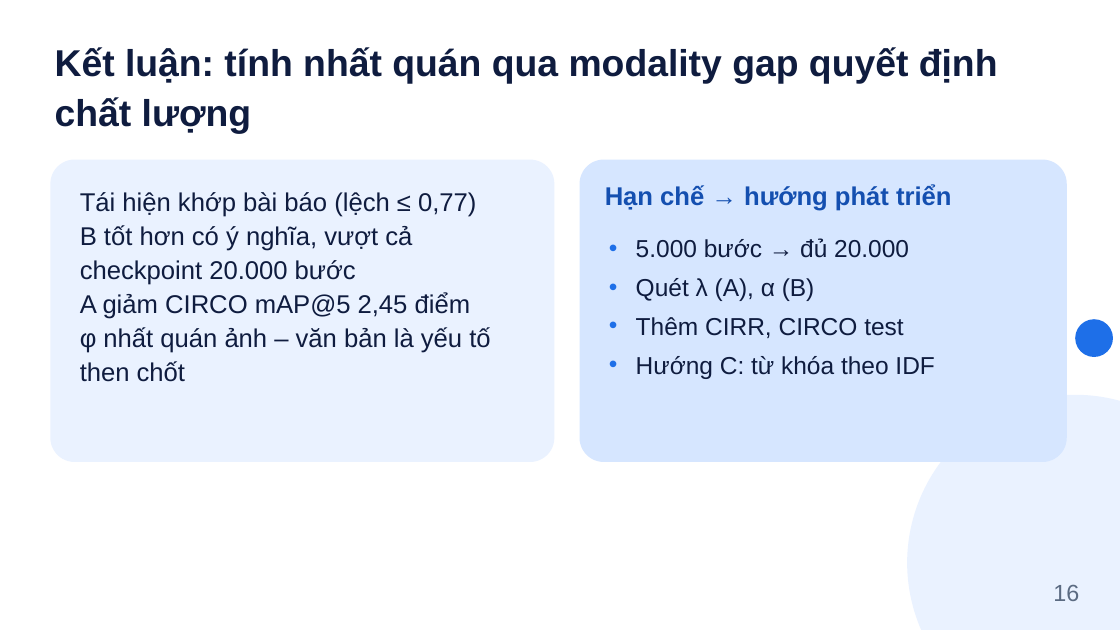
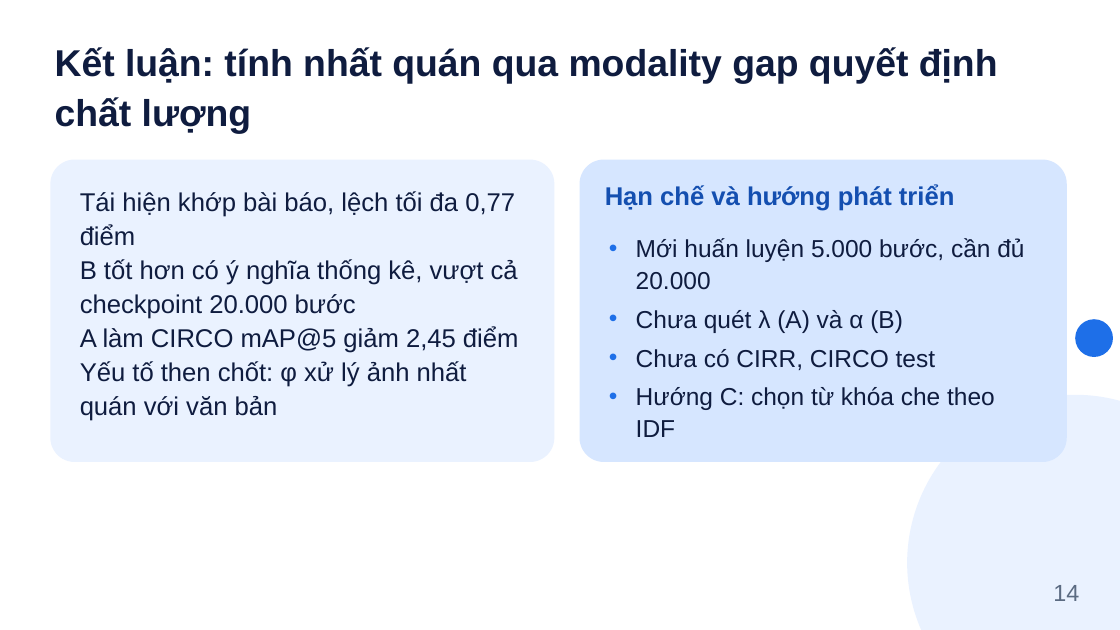
Before and after one commit to tamdv/btl-lincir, a slide deck: slide 14 of slides/Slides_Nhom8_LinCIR.pptx (slide 16 before the commit). Drawn at 1120x630 pixels with LibreOffice and Linux fonts; fonts in the diff are those of the drawing. Boxes give left, top, right and bottom in pixels: in the first picture for what was removed or moved away, otherwise in the second. Text is boxed around its words. In the diff, an @@ line names an element or a change of style, - is before the commit and + after.

```diff
--- a/slides/Slides_Nhom8_LinCIR.pptx
+++ b/slides/Slides_Nhom8_LinCIR.pptx
@@ text at box(80, 191, 519, 421): text changed @@
-Tái hiện khớp bài báo (lệch ≤ 0,77)
-B tốt hơn có ý nghĩa, vượt cả checkpoint 20.000 bước
-A giảm CIRCO mAP@5 2,45 điểm
-φ nhất quán ảnh – văn bản là yếu tố then chốt
+Tái hiện khớp bài báo, lệch tối đa 0,77 điểm
+B tốt hơn có ý nghĩa thống kê, vượt cả checkpoint 20.000 bước
+A làm CIRCO mAP@5 giảm 2,45 điểm
+Yếu tố then chốt: φ xử lý ảnh nhất quán với văn bản
@@ text at box(605, 185, 955, 211): text changed @@
-Hạn chế → hướng phát triển
+Hạn chế và hướng phát triển
@@ text at box(636, 238, 1024, 437): text changed @@
-• 5.000 bước → đủ 20.000
-• Quét λ (A), α (B)
-• Thêm CIRR, CIRCO test
-• Hướng C: từ khóa theo IDF
+• Mới huấn luyện 5.000 bước, cần đủ 20.000
+• Chưa quét λ (A) và α (B)
+• Chưa có CIRR, CIRCO test
+• Hướng C: chọn từ khóa che theo IDF
@@ text at box(1053, 585, 1079, 601): text changed @@
-16
+14
```
Also in this commit, not shown: 12 other slides changed, 1 slide added, 3 slides removed, 19 other files.
